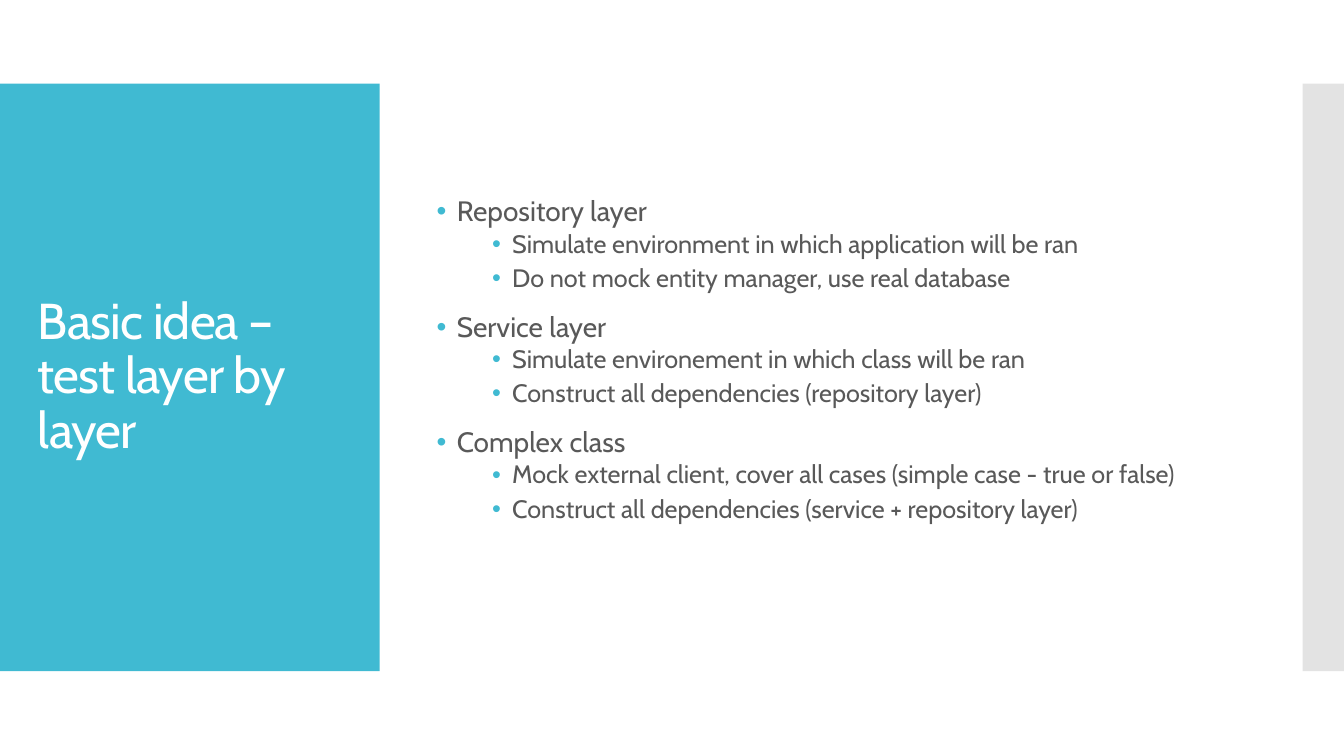
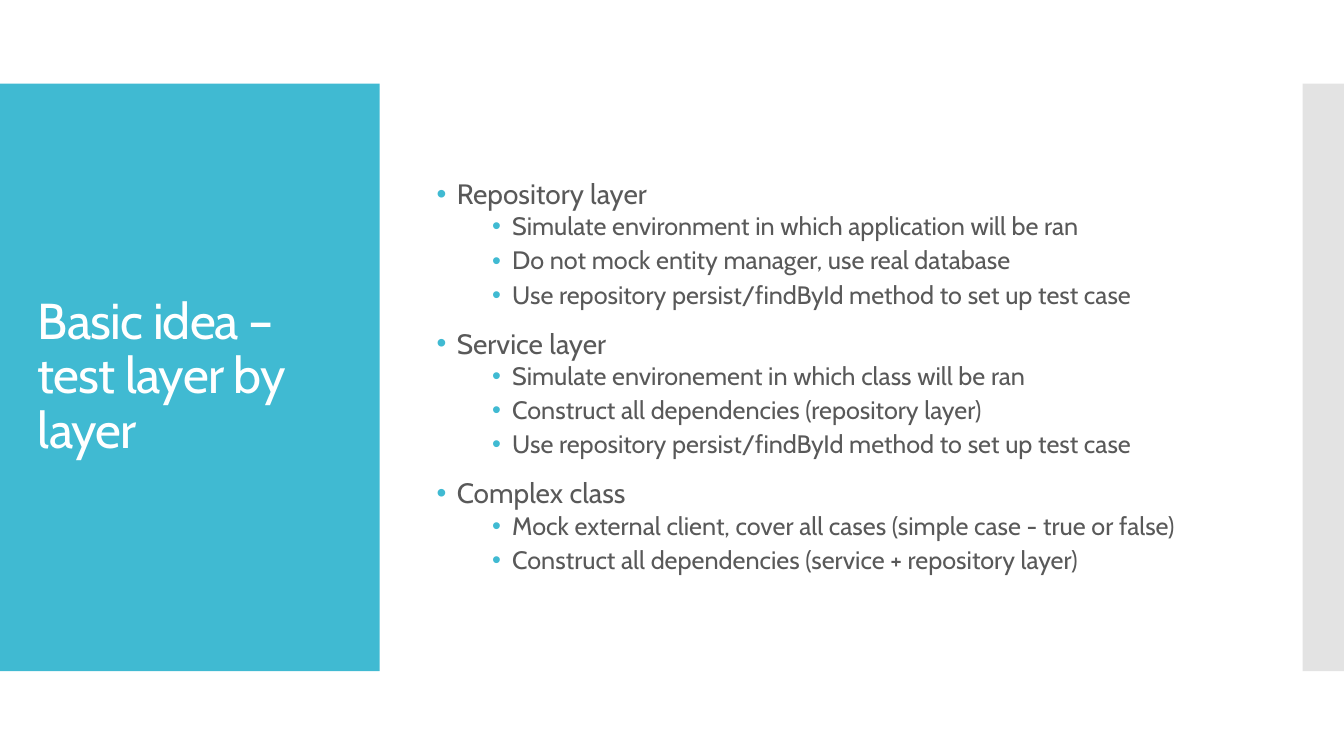
Before and after one commit to ivlahek/presentation.testing, a slide deck: slide 9 of Presentation.pptx. Drawn at 1344x756 pixels with LibreOffice and Linux fonts; fonts in the diff are those of the drawing. Boxes give left, top, right and bottom in pixels: in the first picture for what was removed or moved away, otherwise in the second. Text is boxed around its words. In the diff, an @@ line names an element or a change of style, - is before the commit and + after.

```diff
--- a/Presentation.pptx
+++ b/Presentation.pptx
@@ text at box(512, 285, 1131, 310): paragraph added @@
+  • Use repository persist/findById method to set up test case
@@ text at box(512, 434, 1131, 459): paragraph added @@
+  • Use repository persist/findById method to set up test case
```
Also in this commit, not shown: 7 other slides changed, 2 slides added.
